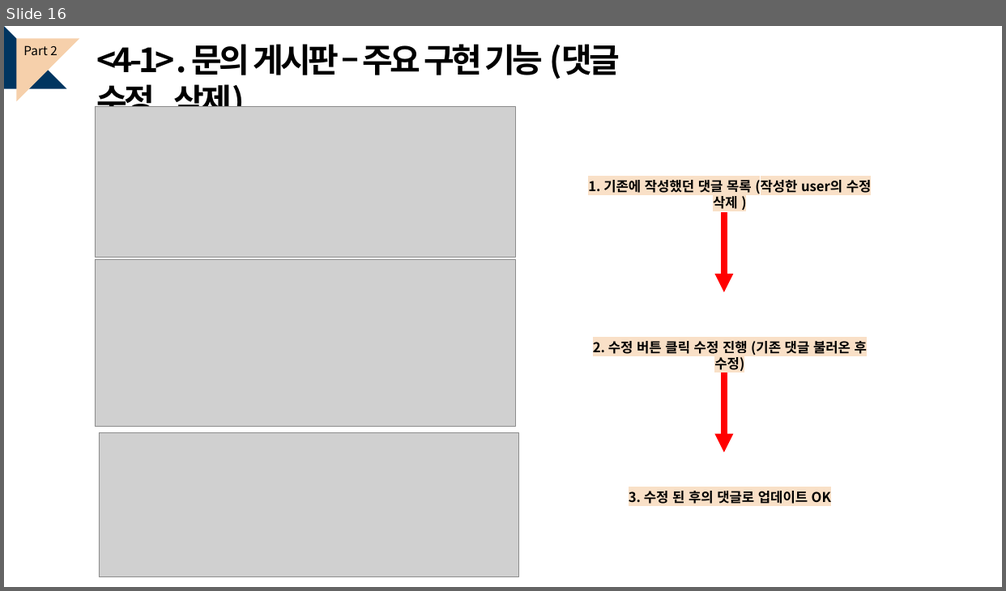
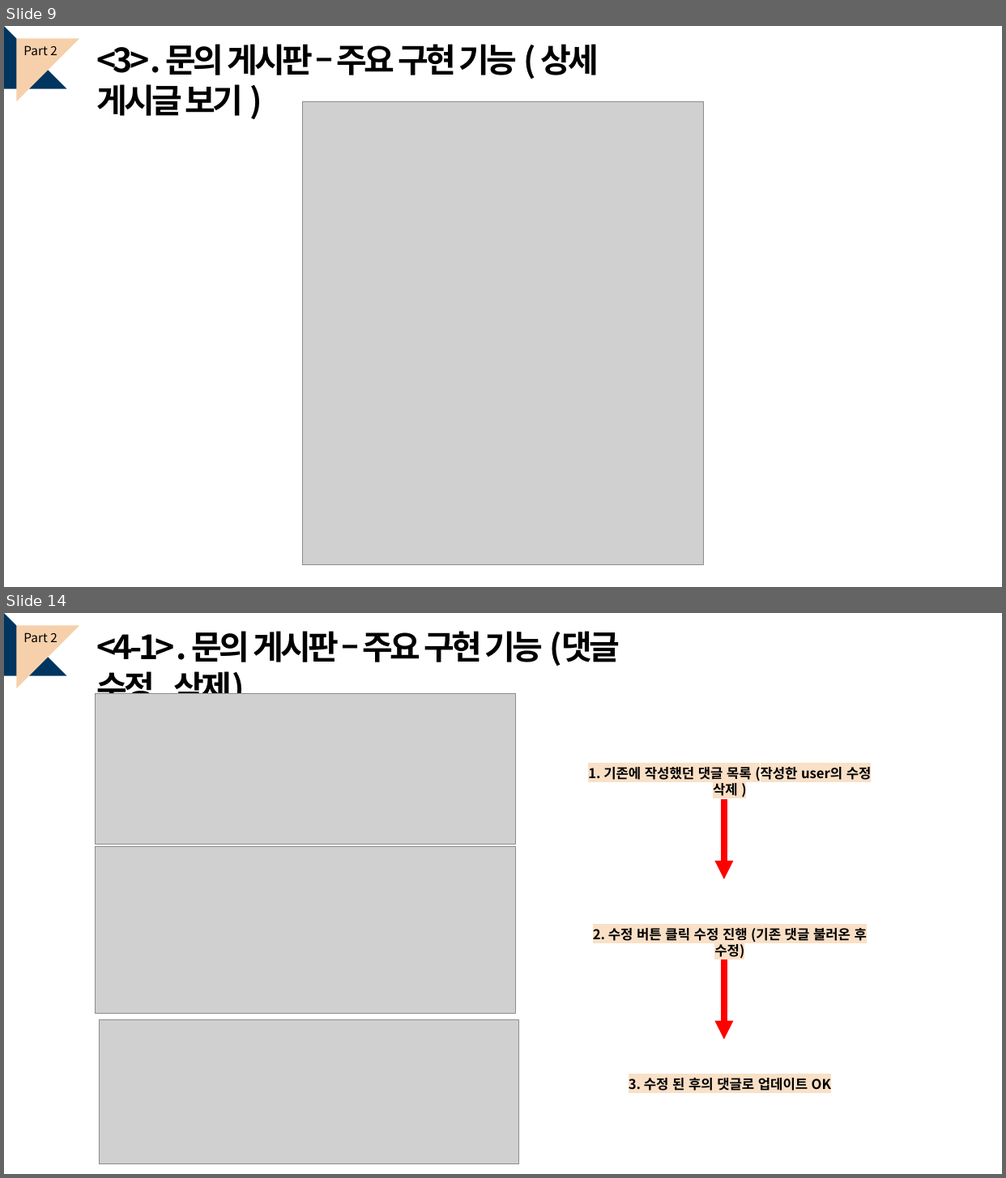
Before and after one commit to kwonminji-v/FinalProject_Book, a slide deck: 프로젝트 ppt/최종 ppt 템플릿.pptx. Shown one above the other, each under a label of ours: slide 16 before the commit, slides 9 and 14 after it; the slides between them are not shown. The pictures are 1006x591 and 1006x1178 pixels, drawn with LibreOffice and Linux fonts; fonts in the diff are those of the drawing; grey boxes stand for pictures. Boxes give left, top, right and bottom in pixels: in the first picture for what was removed or moved away, otherwise in the second. Text is boxed around its words. In the diff, an @@ line names an element or a change of style, - is before the commit and + after.

```diff
--- a/프로젝트 ppt/최종 ppt 템플릿.pptx
+++ b/프로젝트 ppt/최종 ppt 템플릿.pptx
@@ slide 9 added at <box>4,26,1002,587</box>, background #FFFFFF @@
@@ right triangle added at <box>4,26,67,89</box>, fill #003560 @@
@@ right triangle added at <box>17,39,79,101</box>, fill #F6D0AB @@
@@ text added at <box>23,45,57,55</box>, 12 pt, text #000000 @@
+Part 2
@@ text added at <box>96,44,599,116</box>, 32 pt, text #000000, bold @@
+<3> . 문의 게시판 – 주요 구현 기능 ( 상세 게시글 보기 )
@@ picture added at <box>302,101,704,565</box> @@
@@ what was slide 16 is now slide 14 @@
```
Also in this commit, not shown: 13 slides changed, 9 other slides added, 15 slides removed, 25 other files.
